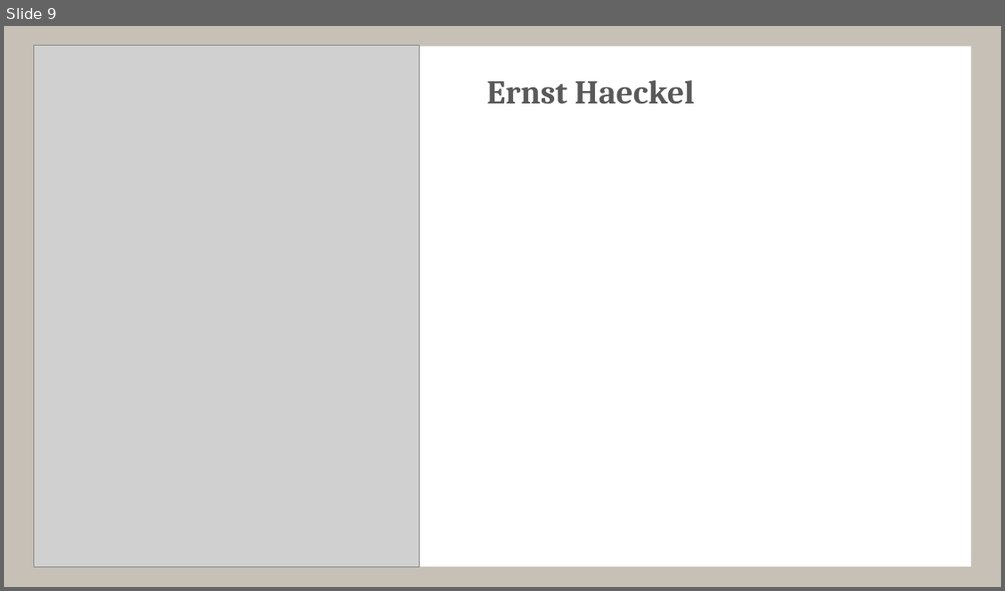
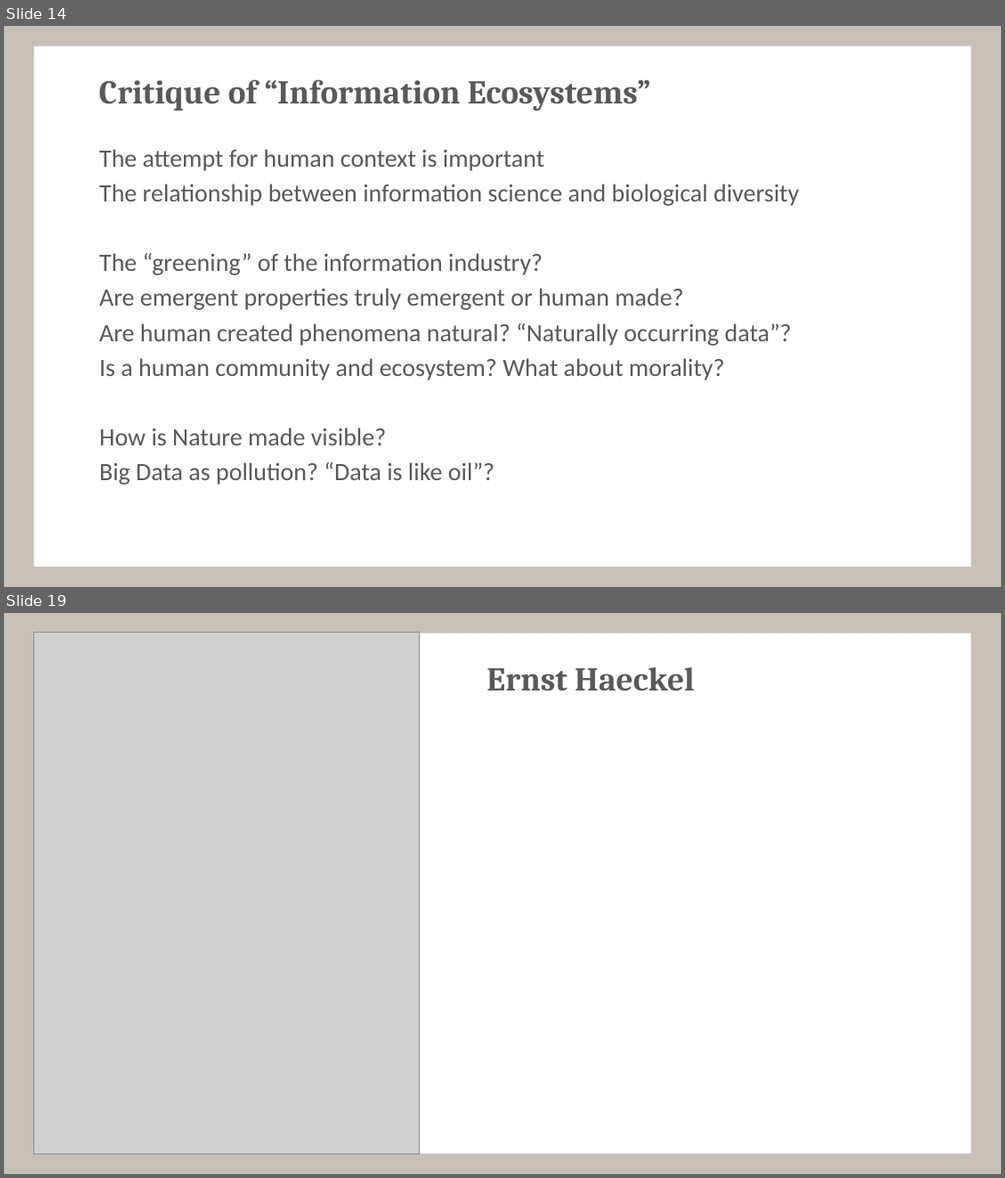
Before and after one commit to tsuomela/Information-Ecosystems-and-Ecologies, a slide deck: figures/2016_AAG_InfoEcosystem.pptx. Shown one above the other, each under a label of ours: slide 9 before the commit, slides 14 and 19 after it; the slides between them are not shown. The pictures are 1005x591 and 1005x1178 pixels, drawn with LibreOffice and Linux fonts; fonts in the diff are those of the drawing; grey boxes stand for pictures. Boxes give left, top, right and bottom in pixels: in the first picture for what was removed or moved away, otherwise in the second. Text is boxed around its words. In the diff, an @@ line names an element or a change of style, - is before the commit and + after.

```diff
--- a/figures/2016_AAG_InfoEcosystem.pptx
+++ b/figures/2016_AAG_InfoEcosystem.pptx
@@ slide 14 added at bbox=[4, 26, 1001, 587], background #C6C0B7; not listed: 1 template element that a slide beside it also shows @@
@@ title added at bbox=[99, 79, 651, 111], 32 pt, text #595959, bold @@
+Critique of “Information Ecosystems”
@@ text added at bbox=[99, 149, 799, 484], 24 pt, text #595959 @@
+The attempt for human context is important
+The relationship between information science and biological diversity
+The “greening” of the information industry?
+Are emergent properties truly emergent or human made?
+Are human created phenomena natural? “Naturally occurring data”?
+Is a human community and ecosystem? What about morality?
+How is Nature made visible?
+Big Data as pollution? “Data is like oil”?
@@ what was slide 9 is now slide 19 @@
```
Also in this commit, not shown: 2 slides changed, 11 other slides added, 5 slides removed, 1 other file.
